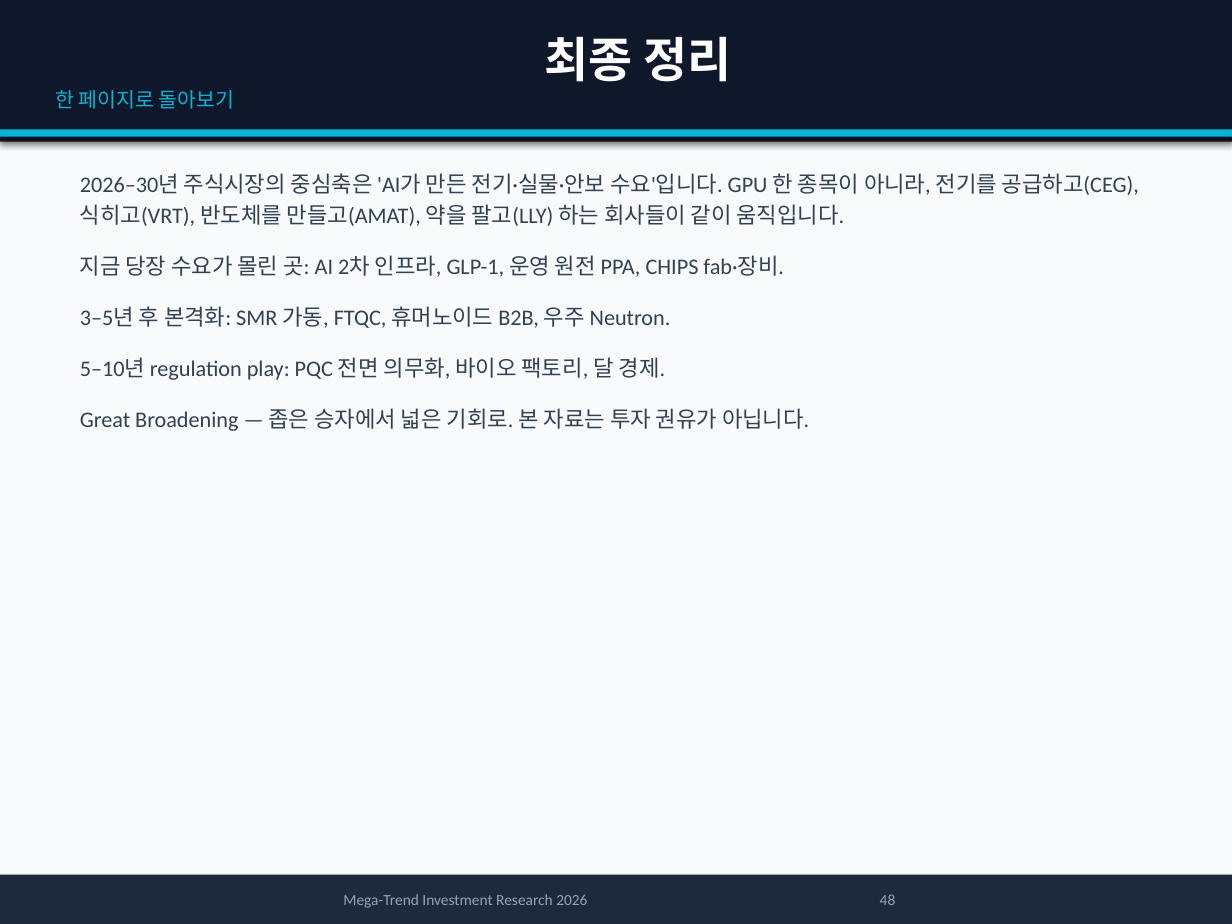
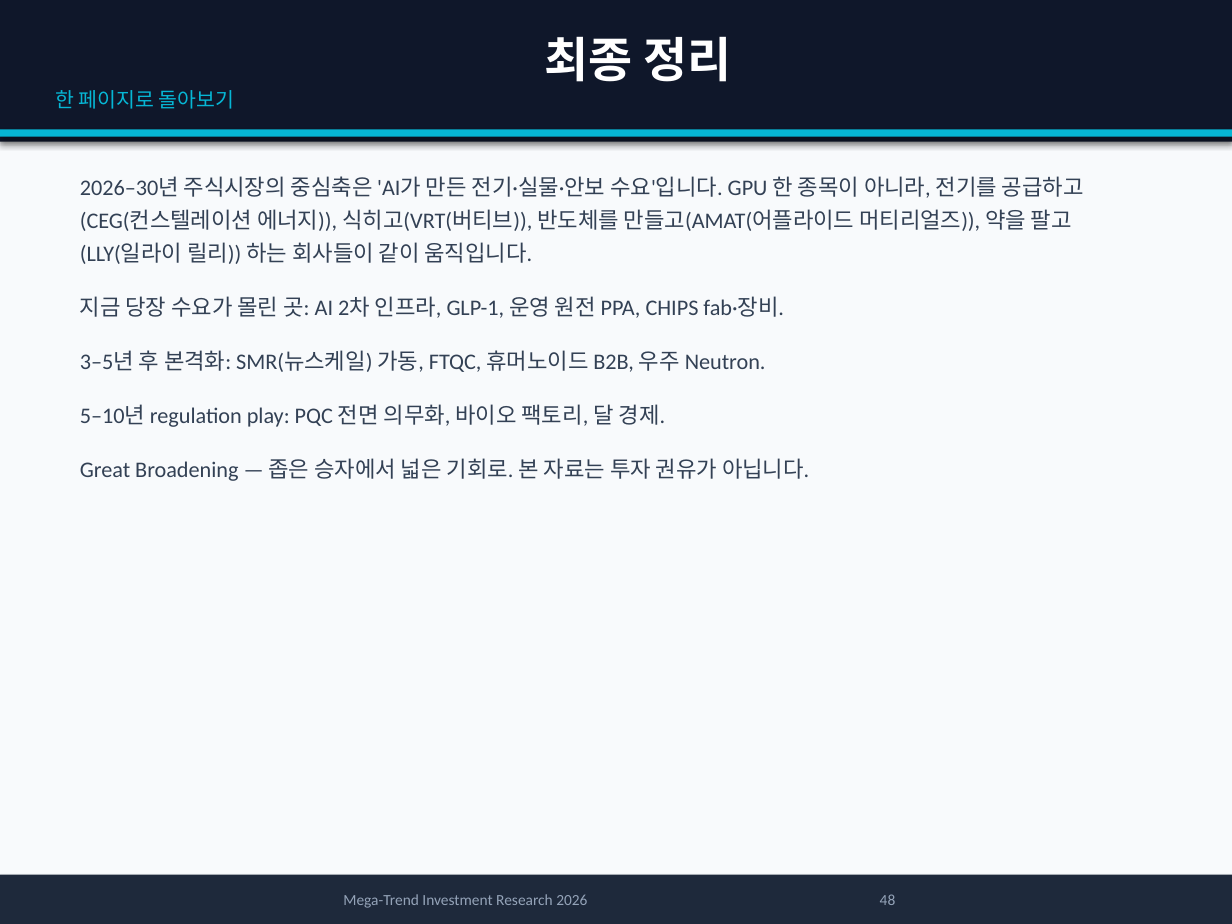
Before and after one commit to yskkkk/Stock, a slide deck: slide 48 of reports/megatrend-investment-report-2026.pptx. Drawn at 1232x924 pixels with LibreOffice and Linux fonts; fonts in the diff are those of the drawing. Boxes give left, top, right and bottom in pixels: in the first picture for what was removed or moved away, otherwise in the second. Text is boxed around its words. In the diff, an @@ line names an element or a change of style, - is before the commit and + after.

```diff
--- a/reports/megatrend-investment-report-2026.pptx
+++ b/reports/megatrend-investment-report-2026.pptx
@@ text at (x1=80, y1=176, x2=1084, y2=264): text changed @@
-2026–30년 주식시장의 중심축은 'AI가 만든 전기·실물·안보 수요'입니다. GPU 한 종목이 아니라, 전기를 공급하고(CEG), 식히고(VRT), 반도체를 만들고(AMAT), 약을 팔고(LLY) 하는 회사들이 같이 움직입니다.
+2026–30년 주식시장의 중심축은 'AI가 만든 전기·실물·안보 수요'입니다. GPU 한 종목이 아니라, 전기를 공급하고(CEG(컨스텔레이션 에너지)), 식히고(VRT(버티브)), 반도체를 만들고(AMAT(어플라이드 머티리얼즈)), 약을 팔고(LLY(일라이 릴리)) 하는 회사들이 같이 움직입니다.
@@ text at (x1=80, y1=296, x2=809, y2=481): line spacing 1.15 to 1.25 @@
@@ text at (x1=80, y1=350, x2=766, y2=372): text changed @@
-3–5년 후 본격화: SMR 가동, FTQC, 휴머노이드 B2B, 우주 Neutron.
+3–5년 후 본격화: SMR(뉴스케일) 가동, FTQC, 휴머노이드 B2B, 우주 Neutron.
```
Also in this commit, not shown: 30 other slides changed, 1 other file.
